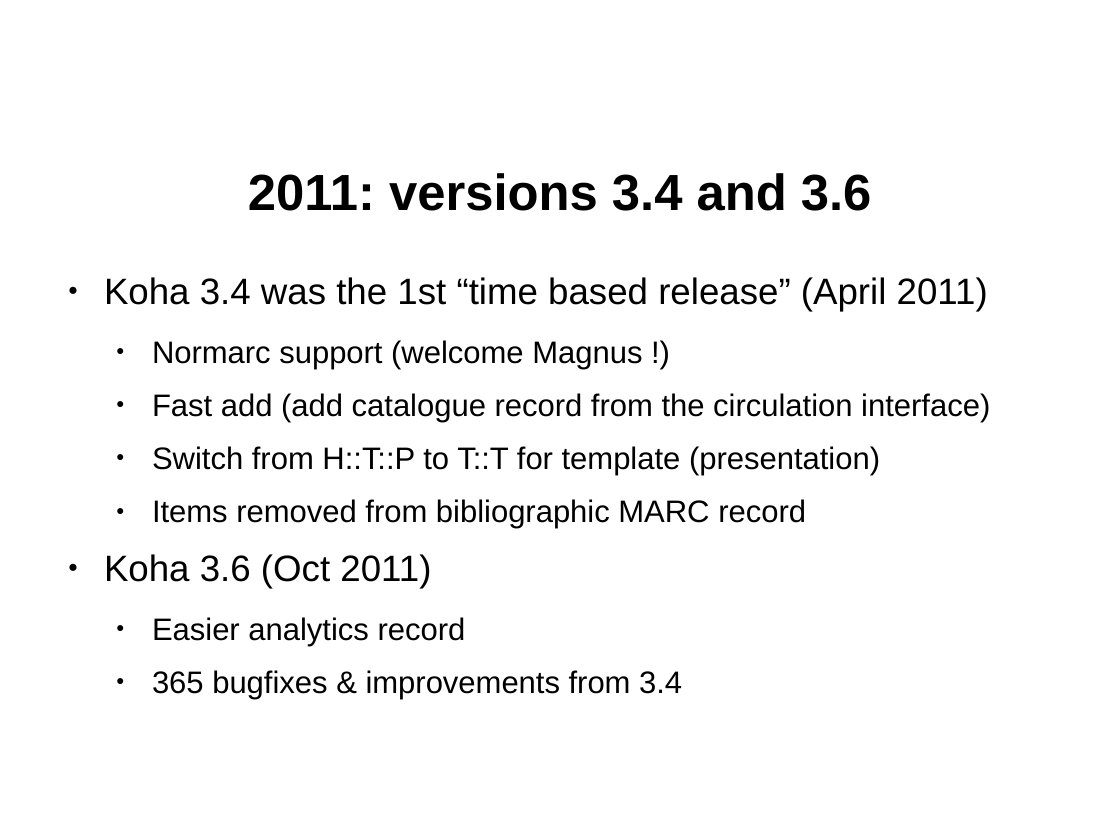
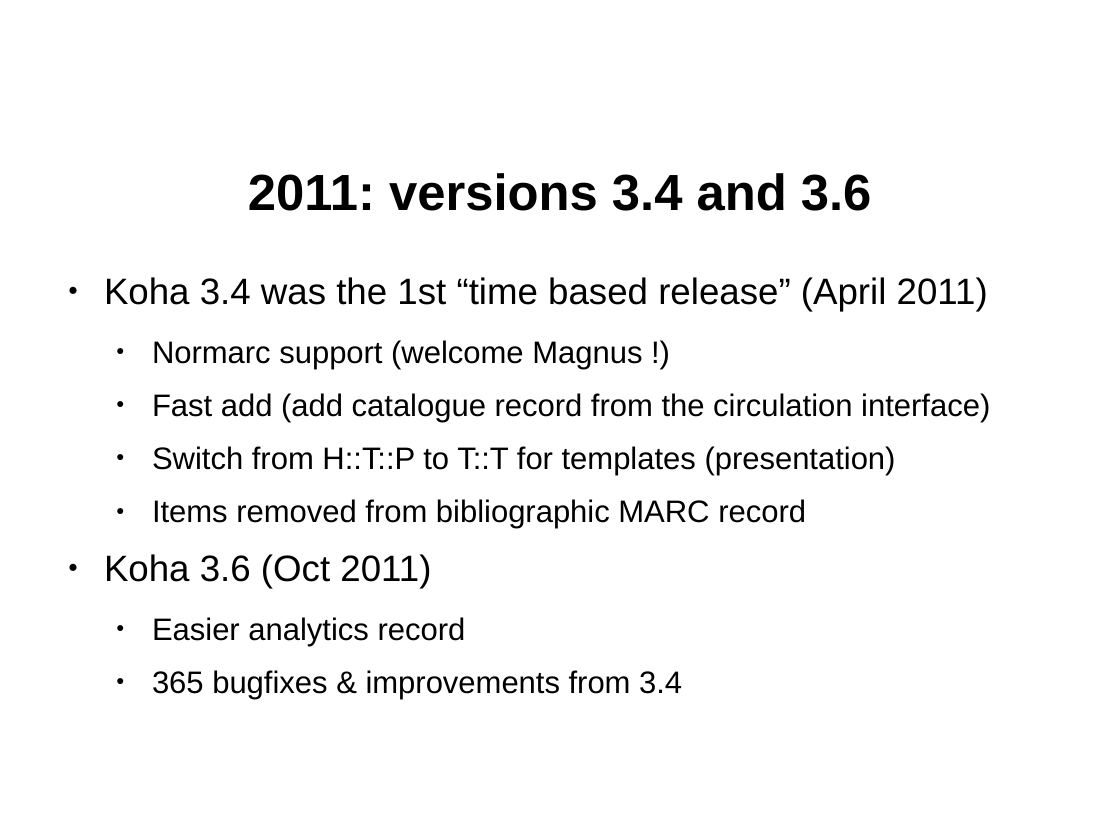
Before and after one commit to ranginui/presentation, a slide deck: slide 18 of kohaconclave/keynote/keynote.odp. Drawn at 1120x840 pixels with LibreOffice and Linux fonts; fonts in the diff are those of the drawing; background and template pictures are left out. Boxes give left, top, right and bottom in pixels: in the first picture for what was removed or moved away, otherwise in the second. Text is boxed around its words. In the diff, an @@ line names an element or a change of style, - is before the commit and + after.

```diff
--- a/kohaconclave/keynote/keynote.odp
+++ b/kohaconclave/keynote/keynote.odp
@@ text at [152, 446, 896, 475]: text changed @@
-  ● Switch from H::T::P to T::T for template (presentation)
+  ● Switch from H::T::P to T::T for templates (presentation)
```
Also in this commit, not shown: 3 other slides changed, 1 other file.
